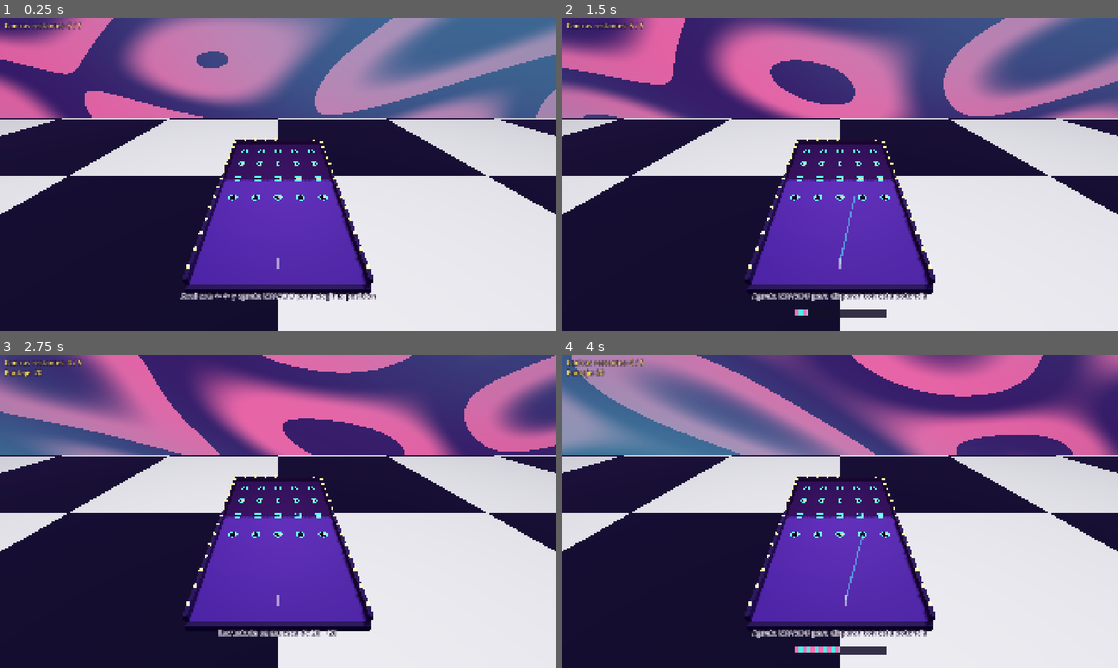
Above: before the commit, frames 1-4 (two rows, left to right).
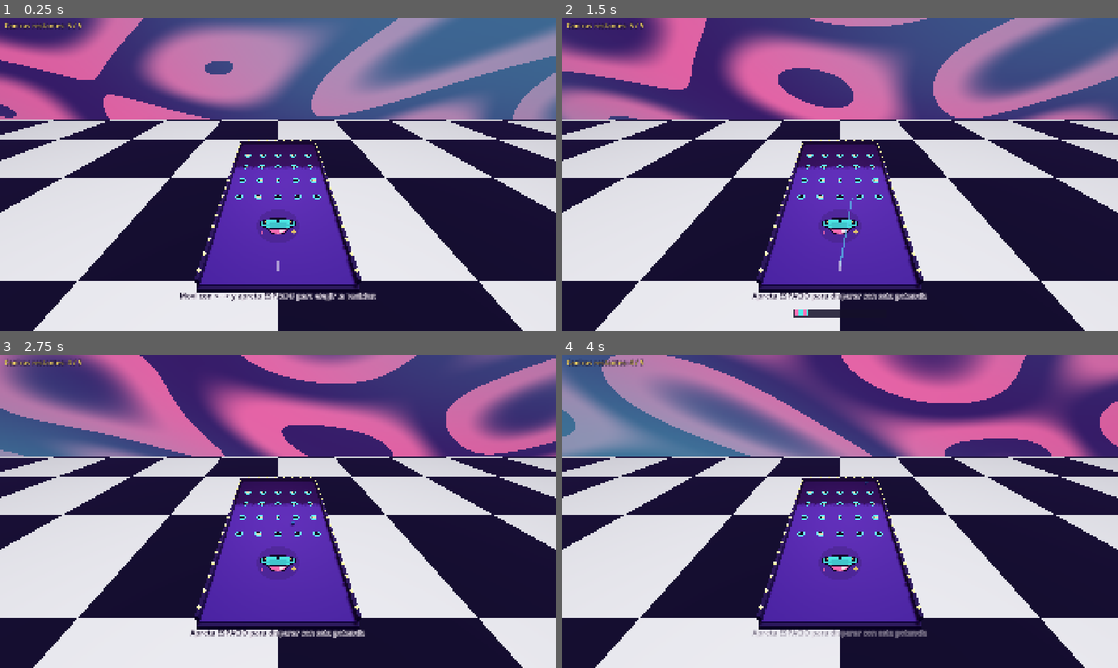
Above: after the commit, the same moments.

Repository: maczoe/chibolones
Game: Godot game, scene res://scenes/board/board.tscn
Two runs of this game, one before a commit and one after it. Both use one fixed random seed, a clock stepped at 60 frames per second and the inputs below.
Inputs (mouse positions are in pixels of both pictures, inside the frame that each line leads up to):
- Up to frame 1 (0.25 s): no input
- Up to frame 2 (1.5 s): move the mouse to (962, 158) at 0.52 s; hold Right (move_right) 0.53-1.28 s; hold Space (shoot) 0.53-1.28 s; click (962, 158) at 0.67 s; move the mouse to (728, 190) at 1.27 s; hold Left (move_left) from 1.28 s (still down); tap Space (shoot) at 1.35 s
- Up to frame 3 (2.75 s): move the mouse to (333, 442) at 2.02 s; release Left (move_left) at 2.03 s; hold Right (move_right) from 2.03 s (still down); hold Space (shoot) from 2.03 s (still down)
- Up to frame 4 (4 s): move the mouse to (812, 574) at 2.77 s; release Space (shoot) at 2.78 s; tap Space (shoot) at 2.85 s; click (812, 574) at 2.92 s; move the mouse to (1006, 558) at 3.52 s; release Right (move_right) at 3.53 s; hold Left (move_left) from 3.53 s (still down); hold Space (shoot) from 3.53 s (still down)

The runs differ from the first frame. In frame 1, 50% of the frame differs, in the area x 0-100%, y 0-100%; in frame 2, 52%; in frame 3, 52%; in frame 4, 53%.

Commit message:
feat(style): longer board, denser floor, deck art on the surface
- BOARD_L 7.0 -> 8.0 in the test board def: more runway for tilt and
  inertia; camera, guide and skirt scale with the def already
- floor checker_size 8 -> 14: smaller checker squares, denser pattern
- new BoardDef deck art: a decorative print on the play surface,
  centered on the band between the launch zone and the notch rows
  (x and z centered), sized by deck_art_width; null = none
- test board uses a cartoon UFO (data/art/ufo.svg, candy palette,
  transparent background, Godot-native SVG import)

Diff:
--- /dev/null
+++ b/data/art/ufo.svg
@@ -0,0 +1,12 @@
+<svg xmlns="http://www.w3.org/2000/svg" width="512" height="512" viewBox="0 0 512 512">
+  <circle cx="256" cy="266" r="238" fill="#3a1f6e" opacity="0.35"/>
+  <path d="M136 240 A120 104 0 0 1 376 240 Z" fill="#FF6FB5" stroke="#120B26" stroke-width="14"/>
+  <ellipse cx="212" cy="182" rx="28" ry="17" fill="#fff" opacity="0.8" transform="rotate(-20 212 182)"/>
+  <ellipse cx="256" cy="284" rx="202" ry="74" fill="#4DEEEA" stroke="#120B26" stroke-width="14"/>
+  <ellipse cx="256" cy="262" rx="132" ry="34" fill="#2e8fa8" opacity="0.35"/>
+  <circle cx="112" cy="296" r="17" fill="#FFE066" stroke="#120B26" stroke-width="9"/>
+  <circle cx="256" cy="322" r="17" fill="#FFE066" stroke="#120B26" stroke-width="9"/>
+  <circle cx="400" cy="296" r="17" fill="#FFE066" stroke="#120B26" stroke-width="9"/>
+  <path d="M84 140 l8 20 20 8 -20 8 -8 20 -8 -20 -20 -8 20 -8 Z" fill="#FFE066" opacity="0.9"/>
+  <path d="M428 132 l7 17 17 7 -17 7 -7 17 -7 -17 -17 -7 17 -7 Z" fill="#FF6FB5" opacity="0.9"/>
+</svg>
--- a/data/boards/board_01_classic.tres
+++ b/data/boards/board_01_classic.tres
@@ -1,6 +1,7 @@
-[gd_resource type="Resource" script_class="BoardDef" load_steps=2 format=3]
+[gd_resource type="Resource" script_class="BoardDef" load_steps=3 format=3]
 
 [ext_resource type="Script" path="res://scripts/core/board_def.gd" id="1_board"]
+[ext_resource type="Texture2D" path="res://data/art/ufo.svg" id="2_ufo"]
 
 [resource]
 script = ExtResource("1_board")
@@ -12,7 +13,7 @@
 spacing_z = 1.1
 row_scores = Array[int]([10, 20, 30, 50])
 width = 4.2
-length = 7.0
+length = 8.0
 thickness = 0.12
 tilt_deg = 6.0
 wall_height = 0.22
@@ -36,4 +37,6 @@
 backdrop_scale = 3.0
 floor_checker_a = Color(0.949, 0.949, 0.969, 1)
 floor_checker_b = Color(0.078, 0.063, 0.165, 1)
-floor_checker_size = 8.0
+floor_checker_size = 14.0
+deck_art = ExtResource("2_ufo")
+deck_art_width = 1.6
--- a/scripts/board/board.gd
+++ b/scripts/board/board.gd
@@ -415,6 +415,7 @@
 			"back")
 
 	_add_fair_bulbs()
+	_add_deck_art()
 
 	for row in board_def.rows:
 		for col in board_def.cols:
@@ -524,6 +525,27 @@
 	board.add_child(label)
 
 	holes.append({"pos": pos, "score": score, "occupied": false, "index": index})
+
+
+func _add_deck_art() -> void:
+	# Theme art printed on the play surface, centered on the band between
+	# the launch/guide zone and the first notch row. Purely decorative.
+	if board_def.deck_art == null:
+		return
+	var quad := MeshInstance3D.new()
+	var q := QuadMesh.new()
+	q.size = Vector2(board_def.deck_art_width, board_def.deck_art_width)
+	quad.mesh = q
+	var mat := StandardMaterial3D.new()
+	mat.shading_mode = BaseMaterial3D.SHADING_MODE_UNSHADED
+	mat.transparency = BaseMaterial3D.TRANSPARENCY_ALPHA
+	mat.albedo_texture = board_def.deck_art
+	quad.material_override = mat
+	var band_start := board_def.launch_z() + 0.35
+	var band_end := board_def.first_row_z - 0.35
+	quad.rotation_degrees = Vector3(-90, 0, 0)
+	quad.position = Vector3(0, 0.013, (band_start + band_end) / 2.0)
+	board.add_child(quad)
 
 
 func _add_fair_bulbs() -> void:
--- a/scripts/core/board_def.gd
+++ b/scripts/core/board_def.gd
@@ -66,6 +66,12 @@
 @export var floor_checker_b: Color = Color("14102a")
 @export var floor_checker_size: float = 8.0
 
+@export_group("Deck art")
+## Decorative art printed on the play surface between the launch zone and
+## the notch rows, centered on X and on that band (null = none).
+@export var deck_art: Texture2D
+@export var deck_art_width: float = 1.6
+
 
 func launch_z() -> float:
 	return -length / 2.0 + launch_depth
Not shown, added: data/art/ufo.svg.import
Not shown, added: scripts/board/shaders/backdrop.gdshader.uid
Not shown, added: scripts/board/shaders/checker_floor.gdshader.uid
